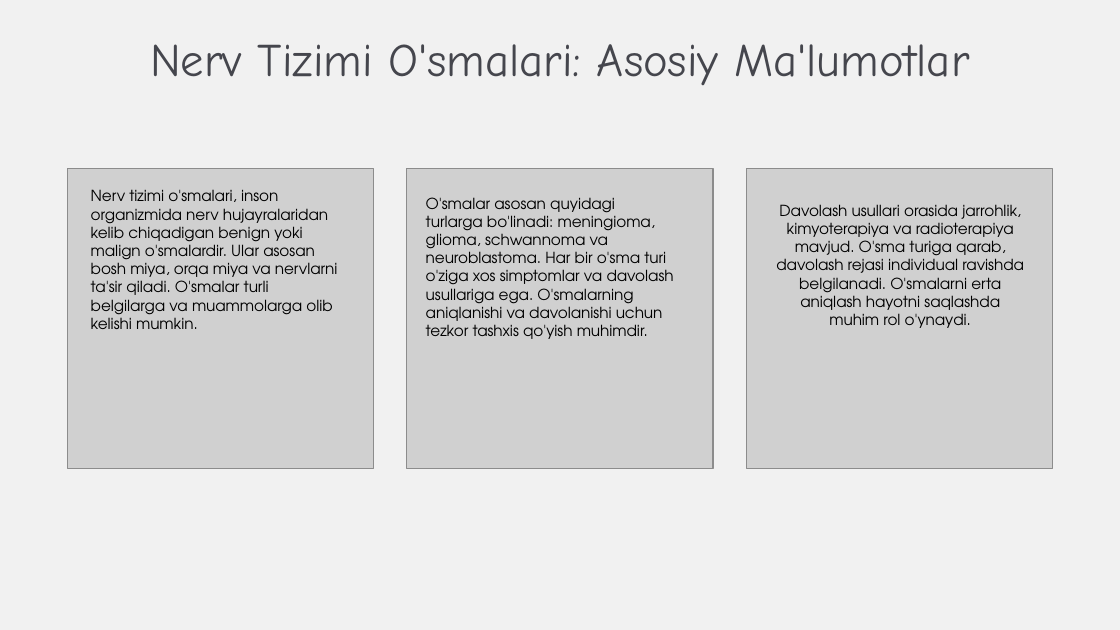
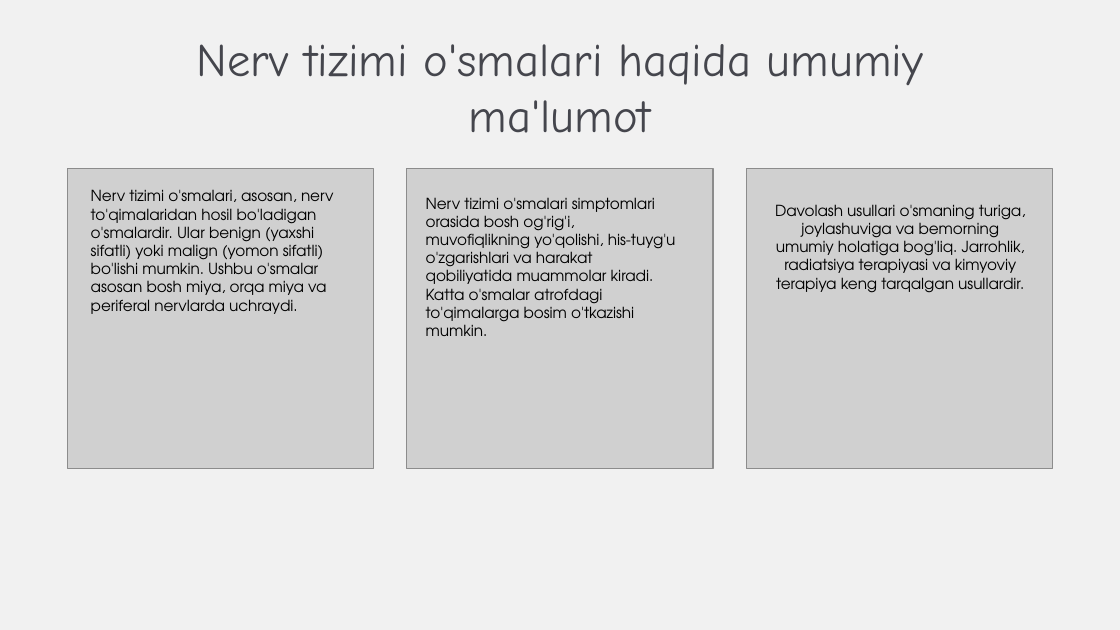
Before and after one commit to Azizjon003/pikachu, a slide deck: slide 15 of azimut.pptx (slide 4 before the commit). Drawn at 1120x630 pixels with LibreOffice and Linux fonts; fonts in the diff are those of the drawing; grey boxes stand for pictures; background and template pictures are left out. Boxes give left, top, right and bottom in pixels: in the first picture for what was removed or moved away, otherwise in the second. Text is boxed around its words. In the diff, an @@ line names an element or a change of style, - is before the commit and + after.

```diff
--- a/azimut.pptx
+++ b/azimut.pptx
@@ text at (197, 44, 923, 133): text changed @@
-Nerv Tizimi O'smalari: Asosiy Ma'lumotlar
+Nerv tizimi o'smalari haqida umumiy ma'lumot
@@ text at (91, 189, 334, 314): text changed @@
-Nerv tizimi o'smalari, inson organizmida nerv hujayralaridan kelib chiqadigan benign yoki malign o'smalardir. Ular asosan bosh miya, orqa miya va nervlarni ta'sir qiladi. O'smalar turli belgilarga va muammolarga olib kelishi mumkin.
+Nerv tizimi o'smalari, asosan, nerv to'qimalaridan hosil bo'ladigan o'smalardir. Ular benign (yaxshi sifatli) yoki malign (yomon sifatli) bo'lishi mumkin. Ushbu o'smalar asosan bosh miya, orqa miya va periferal nervlarda uchraydi.
@@ text at (426, 197, 676, 336): text changed @@
-O'smalar asosan quyidagi turlarga bo'linadi: meningioma, glioma, schwannoma va neuroblastoma. Har bir o'sma turi o'ziga xos simptomlar va davolash usullariga ega. O'smalarning aniqlanishi va davolanishi uchun tezkor tashxis qo'yish muhimdir.
+Nerv tizimi o'smalari simptomlari orasida bosh og'rig'i, muvofiqlikning yo'qolishi, his-tuyg'u o'zgarishlari va harakat qobiliyatida muammolar kiradi. Katta o'smalar atrofdagi to'qimalarga bosim o'tkazishi mumkin.
@@ text at (775, 204, 1026, 293): text changed @@
-Davolash usullari orasida jarrohlik, kimyoterapiya va radioterapiya mavjud. O'sma turiga qarab, davolash rejasi individual ravishda belgilanadi. O'smalarni erta aniqlash hayotni saqlashda muhim rol o'ynaydi.
+Davolash usullari o'smaning turiga, joylashuviga va bemorning umumiy holatiga bog'liq. Jarrohlik, radiatsiya terapiyasi va kimyoviy terapiya keng tarqalgan usullardir.
```
Also in this commit, not shown: 2 other slides changed, 18 slides added, 6 slides removed, 39 other files.
